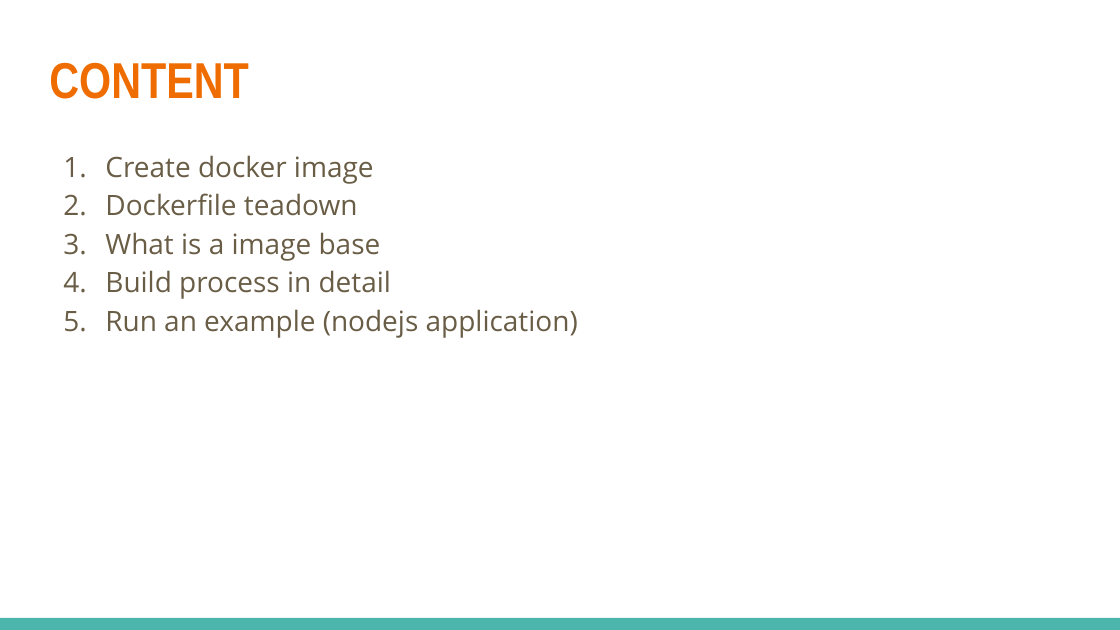
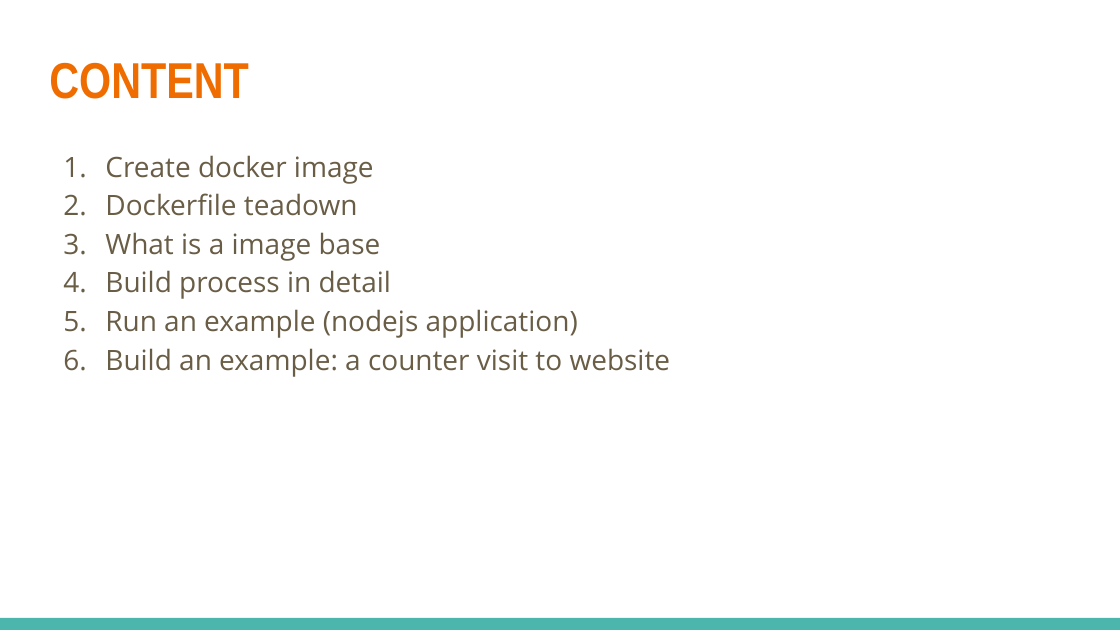
Before and after one commit to dinhhung09138/Learning-Example, a slide deck: slide 2 of Docker - 03 - Build a Custom Images Through Docker.pptx. Drawn at 1120x630 pixels with LibreOffice and Linux fonts; fonts in the diff are those of the drawing. Boxes give left, top, right and bottom in pixels: in the first picture for what was removed or moved away, otherwise in the second. Text is boxed around its words. In the diff, an @@ line names an element or a change of style, - is before the commit and + after.

Commit message:
Build counter website node app and redis cache

```diff
--- a/Docker - 03 - Build a Custom Images Through Docker.pptx
+++ b/Docker - 03 - Build a Custom Images Through Docker.pptx
@@ text at <box>105,348,671,377</box>: paragraph added @@
+6. Build an example: a counter visit to website
```
Also in this commit, not shown: 12 slides added, 4 other files.
